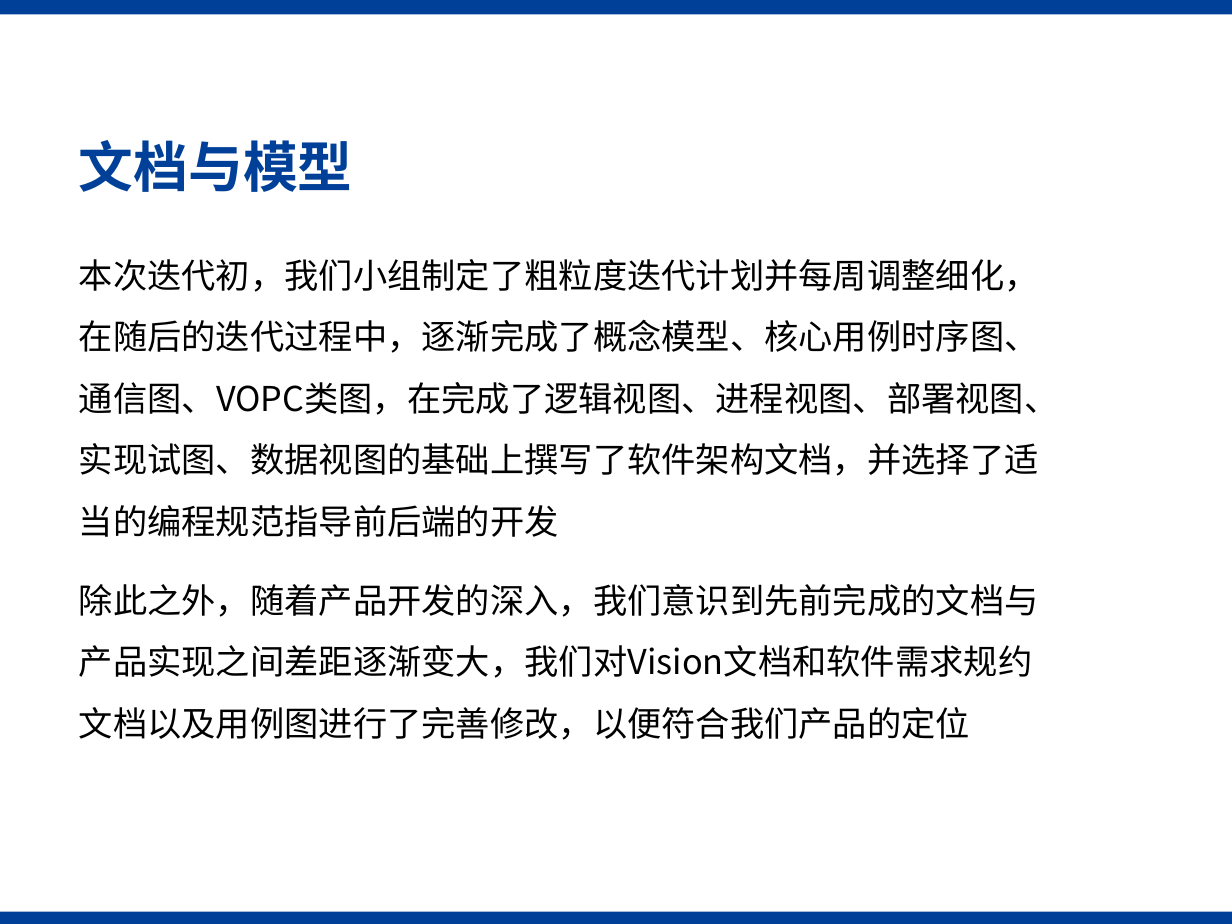
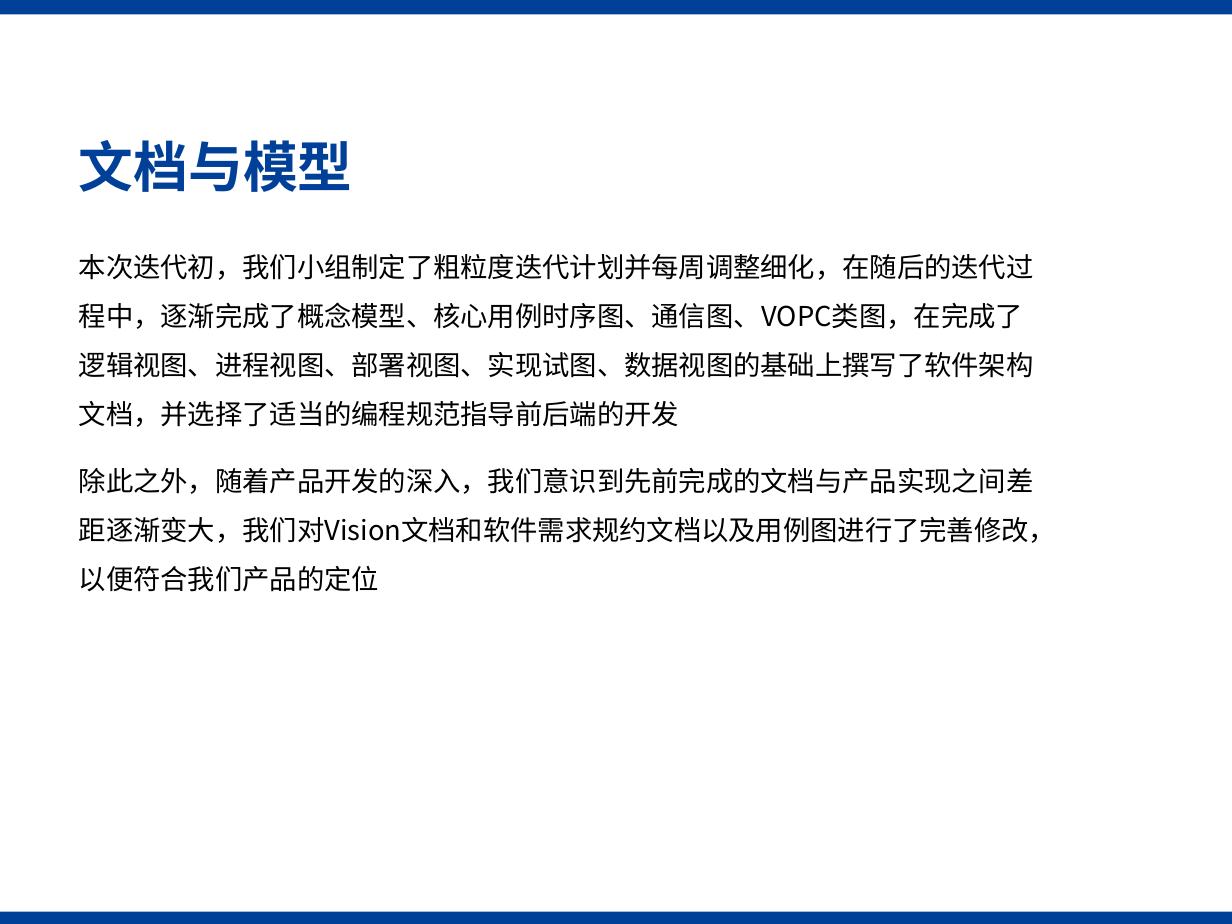
Before and after one commit to SJTU-SEP-21/SEP-21, a slide deck: slide 6 of TecPrototype/文档/迭代二答辩.pptx. Drawn at 1232x924 pixels with LibreOffice and Linux fonts; fonts in the diff are those of the drawing; background and template pictures are left out. Boxes give left, top, right and bottom in pixels: in the first picture for what was removed or moved away, otherwise in the second. Text is boxed around its words. In the diff, an @@ line names an element or a change of style, - is before the commit and + after.

```diff
--- a/TecPrototype/文档/迭代二答辩.pptx
+++ b/TecPrototype/文档/迭代二答辩.pptx
@@ text "本次迭代初，我们小组制定了粗粒度迭代计划并每周调整细化，在随后的迭代过程中，逐渐完成了概念模型、核心用例时序图、通信图、 ..." at (79,254,1056,592): size 20 to 16 pt @@
```
Also in this commit, not shown: 7 other slides changed, 9 slides added, 17 slides removed, 10 other files.
